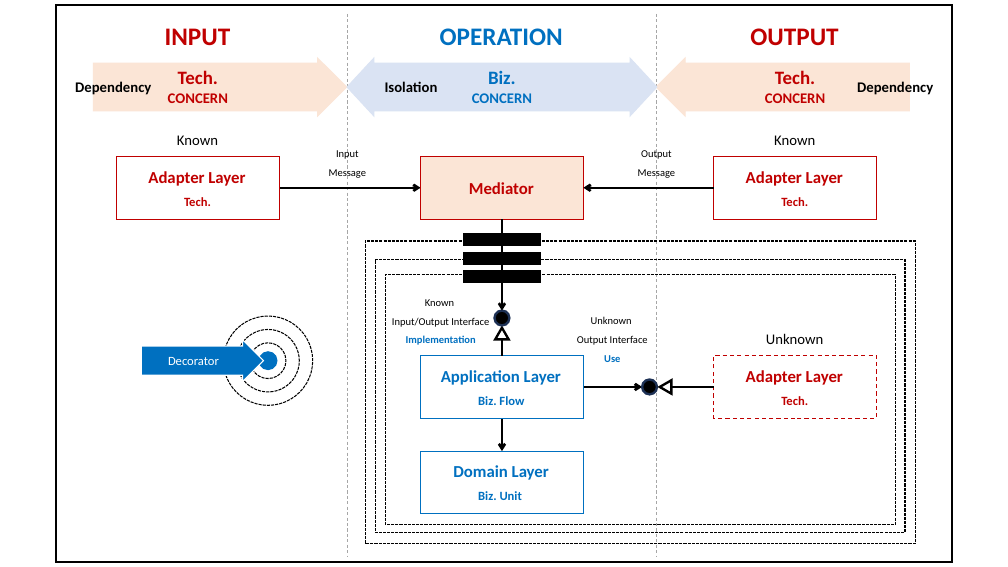
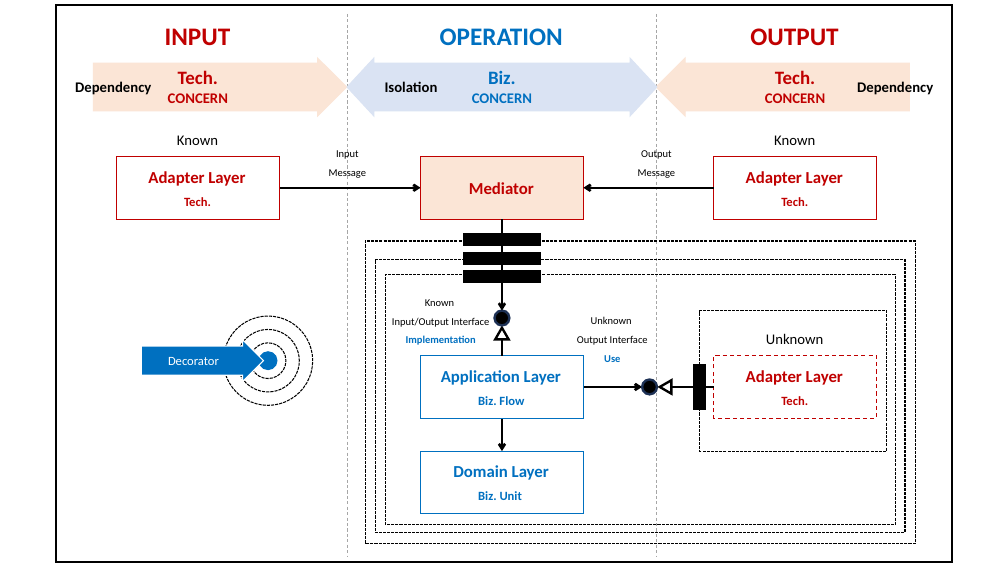
Before and after one commit to hhko/beyondcode, a slide deck: slide 15 of README.pptx (slide 14 before the commit). Drawn at 1008x567 pixels with LibreOffice and Linux fonts; fonts in the diff are those of the drawing. Boxes give left, top, right and bottom in pixels: in the first picture for what was removed or moved away, otherwise in the second. Text is boxed around its words. In the diff, an @@ line names an element or a change of style, - is before the commit and + after.

```diff
--- a/README.pptx
+++ b/README.pptx
@@ rectangle added at (699, 311, 887, 451), outline #000000 1 pt dashed @@
@@ rectangle added at (693, 365, 705, 409), fill #000000, outline #000000 1 pt @@
```
Also in this commit, not shown: 7 other slides changed, 3 slides added, 11 other files.
